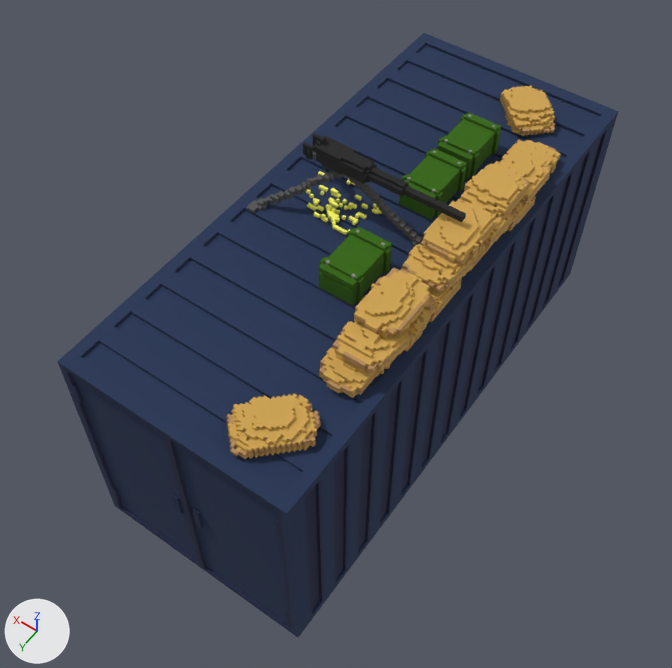
What one commit did to the OBJ model OniDefense/Assets/Prefabs/Voxels/MagicaVoxel/mitrailleuse_v2.vox.obj.
Camera for both pictures: a camera (50 mm lens) standing at (-11.1, 17.5, 29.3) and looking at (0.2, 1.7, 4.5). The lights are fixed; the arrows at lower left show +X, +Y and +Z. Where no turn or scale is listed for an object, it has been applied to the vertices. Vertices at the same position are counted once.

Names of what the first picture shows: 'Untitled'.
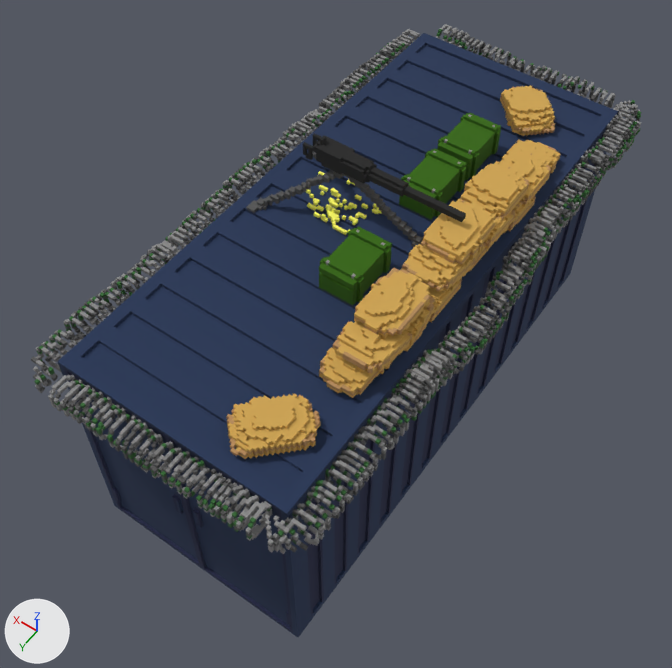
Pixel boxes (x1, y1, x2, y2) of what changed, in the pictures (672 x 668 px):
```json
{"object": "Untitled", "change": "reshaped", "before": [57, 33, 618, 637], "after": [31, 24, 641, 637], "on screen": "9% wider"}
{"part": 1, "of": "me_untitled", "change": "added", "after": [448, 262, 534, 356]}
{"part": 2, "of": "me_untitled", "change": "added", "after": [33, 366, 52, 386]}
{"part": 3, "of": "me_untitled", "change": "added", "after": [34, 379, 45, 393]}
{"part": 4, "of": "me_untitled", "change": "built on", "before": [519, 116, 615, 339], "after": [31, 24, 641, 637]}
```

Edits to the scene script, one JSON object a line:
```json
{"block": "me_untitled", "where": "# used by ob_untitled; location = (0.0, 0.0, 0.0)"}
{"op": "remove", "block": "me_untitled", "code": "me_untitled.from_pydata(...)  # 6921 vertices, 14016 faces; spans x -3.9..4.1, y -9.5..9.5, z 0.0..10.9"}
{"op": "add", "block": "me_untitled", "code": "me_untitled.from_pydata(...)  # 27179 vertices, 55312 faces; spans x -5.1..5.0, y -10.4..10.4, z 0.0..10.9"}
{"block": "me_untitled", "change": "me_untitled part 1: a new loose piece of 1188 vertices spanning x -5.1..-4.1, y -1.3..2.1, z 7.5..8.5, in mat_palette (picture img_mitrailleuse_v2_vox_png)"}
{"block": "me_untitled", "change": "me_untitled part 2: a new loose piece of 62 vertices spanning x 4.1..4.8, y 9.9..10.1, z 7.7..8.6, in mat_palette (picture img_mitrailleuse_v2_vox_png)"}
{"block": "me_untitled", "change": "me_untitled part 3: a new loose piece of 37 vertices spanning x 4.1..4.5, y 10.1..10.3, z 7.7..8.4, in mat_palette (picture img_mitrailleuse_v2_vox_png)"}
{"block": "me_untitled", "change": "me_untitled part 4: 4 vertices removed from x -3.9..4.1, y -5.5..6.2, z 8.2; 18952 vertices added at x -5.0..5.0, y -10.4..10.4, z 7.5..8.7"}
```
